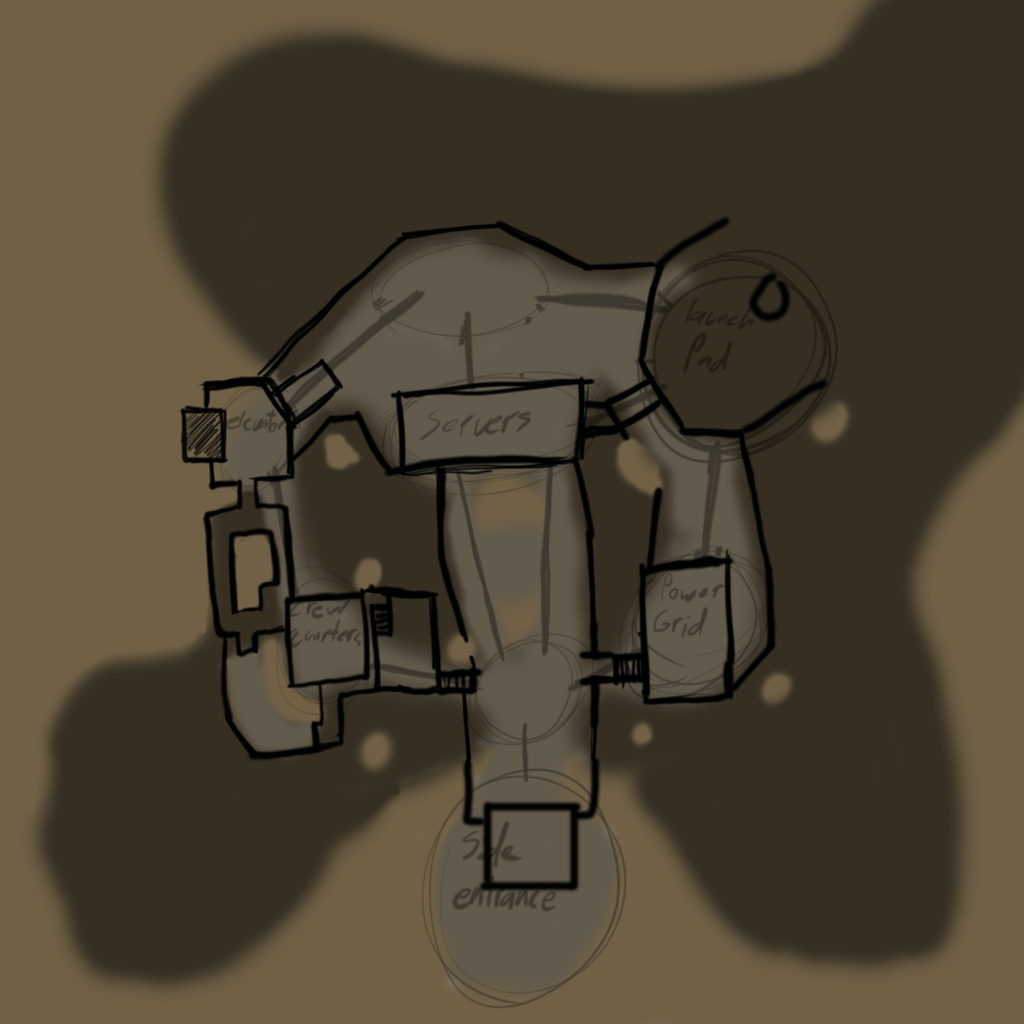
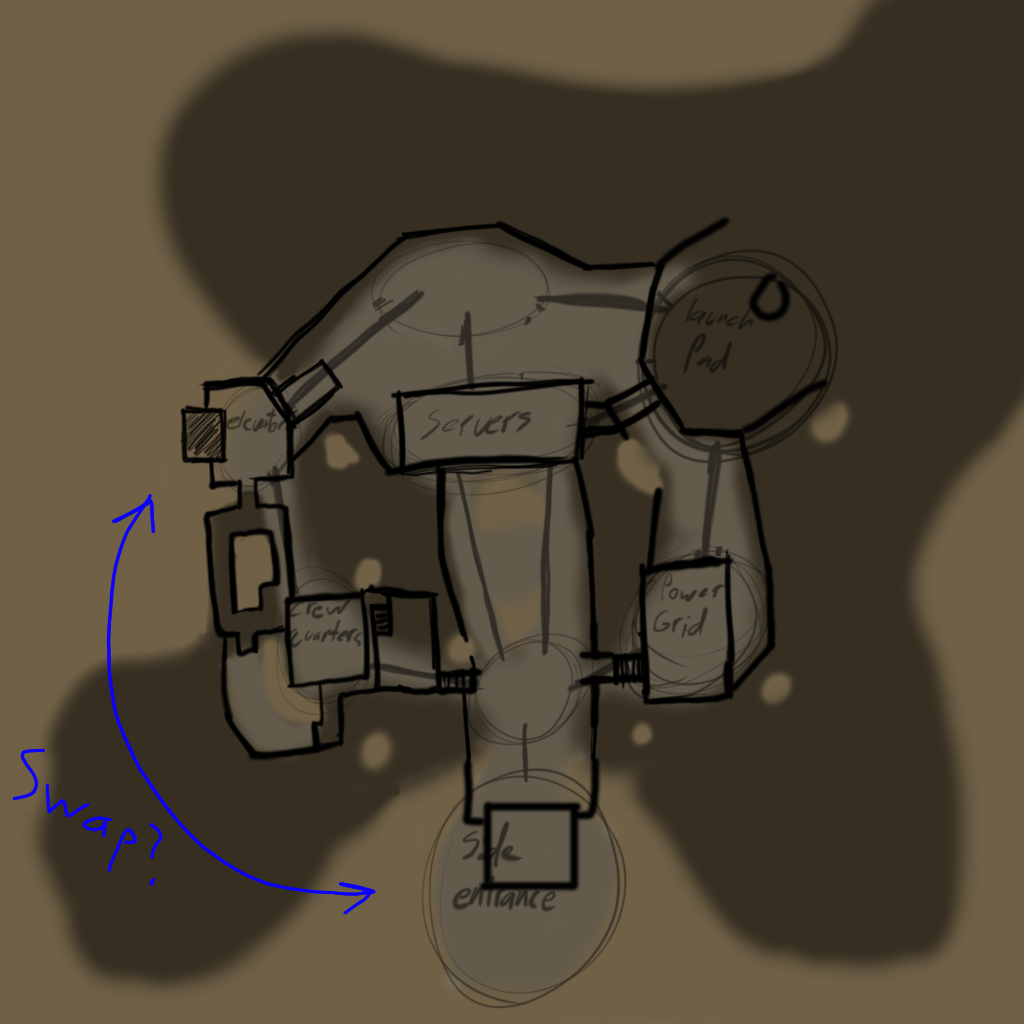
Layers edited between the first and the second 1024px x 1024px image:
"Layer 1": opacity 37% → 52% over [212, 241, 838, 1009]
added layer "Layer 4" above "Layer 3" over [12, 493, 376, 915]
